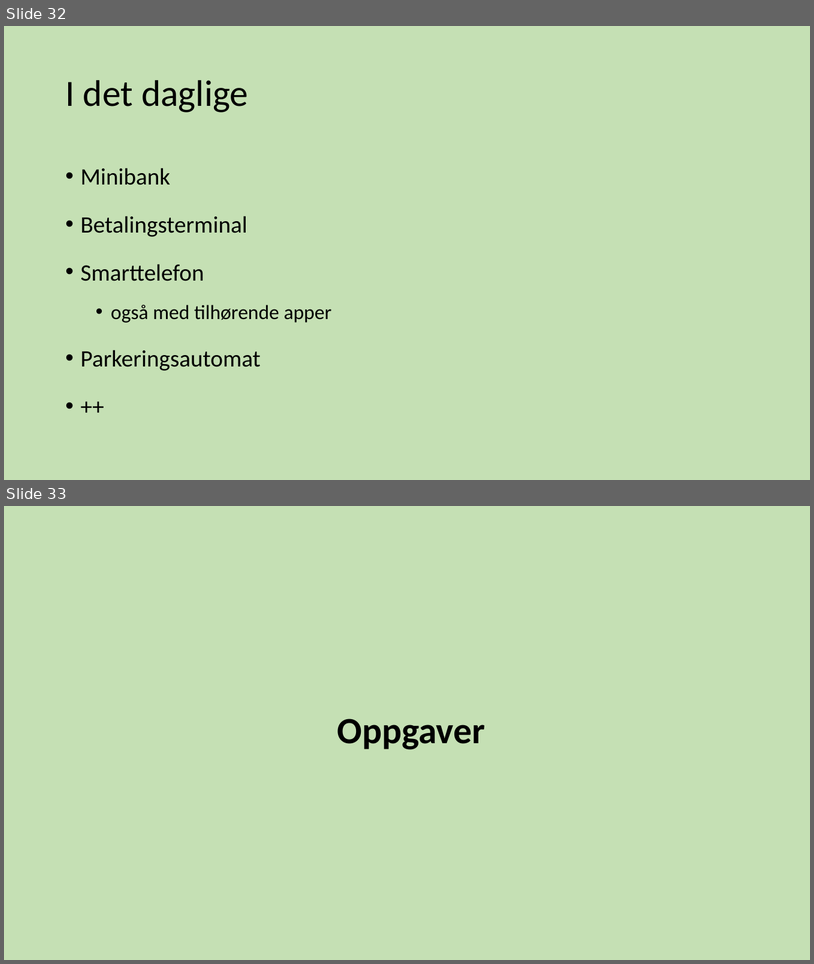
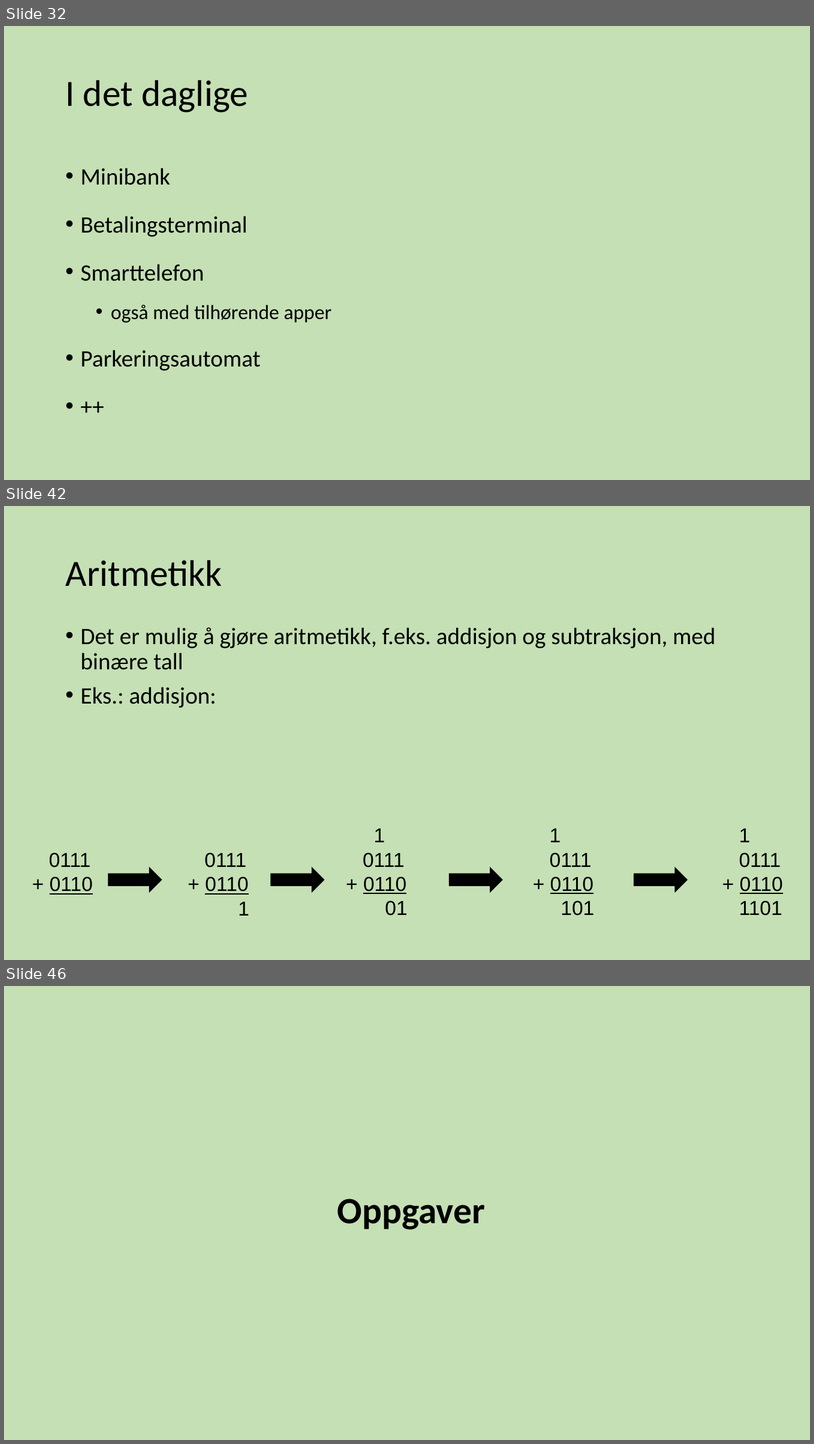
Before and after one commit to tabmy/SommerkursProg17, a slide deck: Forelesninger/ProgKursMandag.pptx. Shown one above the other, each under a label of ours: slides 32 and 33 before the commit, slides 32, 42 and 46 after it; the slides between them are not shown. The pictures are 814x964 and 814x1444 pixels, drawn with LibreOffice and Linux fonts; fonts in the diff are those of the drawing. Boxes give left, top, right and bottom in pixels: in the first picture for what was removed or moved away, otherwise in the second. Text is boxed around its words. In the diff, an @@ line names an element or a change of style, - is before the commit and + after.

```diff
--- a/Forelesninger/ProgKursMandag.pptx
+++ b/Forelesninger/ProgKursMandag.pptx
@@ slide 42 added at bbox=[4, 506, 810, 960], background #C5E0B4 @@
@@ title added at bbox=[65, 560, 222, 586], 44 pt, text #000000 @@
+Aritmetikk
@@ text added at bbox=[81, 627, 716, 708], 28 pt, text #000000 @@
+• Det er mulig å gjøre aritmetikk, f.eks. addisjon og subtraksjon, med binære tall
+• Eks.: addisjon:
@@ text added at bbox=[363, 828, 407, 915], 24 pt, text #000000 @@
+1
+0111
++ 0110
+01
@@ text added at bbox=[550, 828, 594, 915], 24 pt, text #000000 @@
+1
+0111
++ 0110
+101
@@ text added at bbox=[740, 828, 783, 915], 24 pt, text #000000 @@
+1
+0111
++ 0110
+1101
@@ text added at bbox=[49, 852, 93, 894], 24 pt, text #000000 @@
+0111
++ 0110
@@ text added at bbox=[204, 852, 249, 915], 24 pt, text #000000 @@
+0111
++ 0110
+1
@@ right arrow added at bbox=[108, 868, 162, 892], fill #000000, outline #000000 1 pt @@
@@ right arrow added at bbox=[272, 868, 324, 892], fill #000000, outline #000000 1 pt @@
@@ right arrow added at bbox=[450, 868, 503, 892], fill #000000, outline #000000 1 pt @@
@@ right arrow added at bbox=[635, 868, 687, 892], fill #000000, outline #000000 1 pt @@
@@ what was slide 33 is now slide 46 @@
```
Also in this commit, not shown: 4 slides changed, 12 other slides added, 2 other files.
